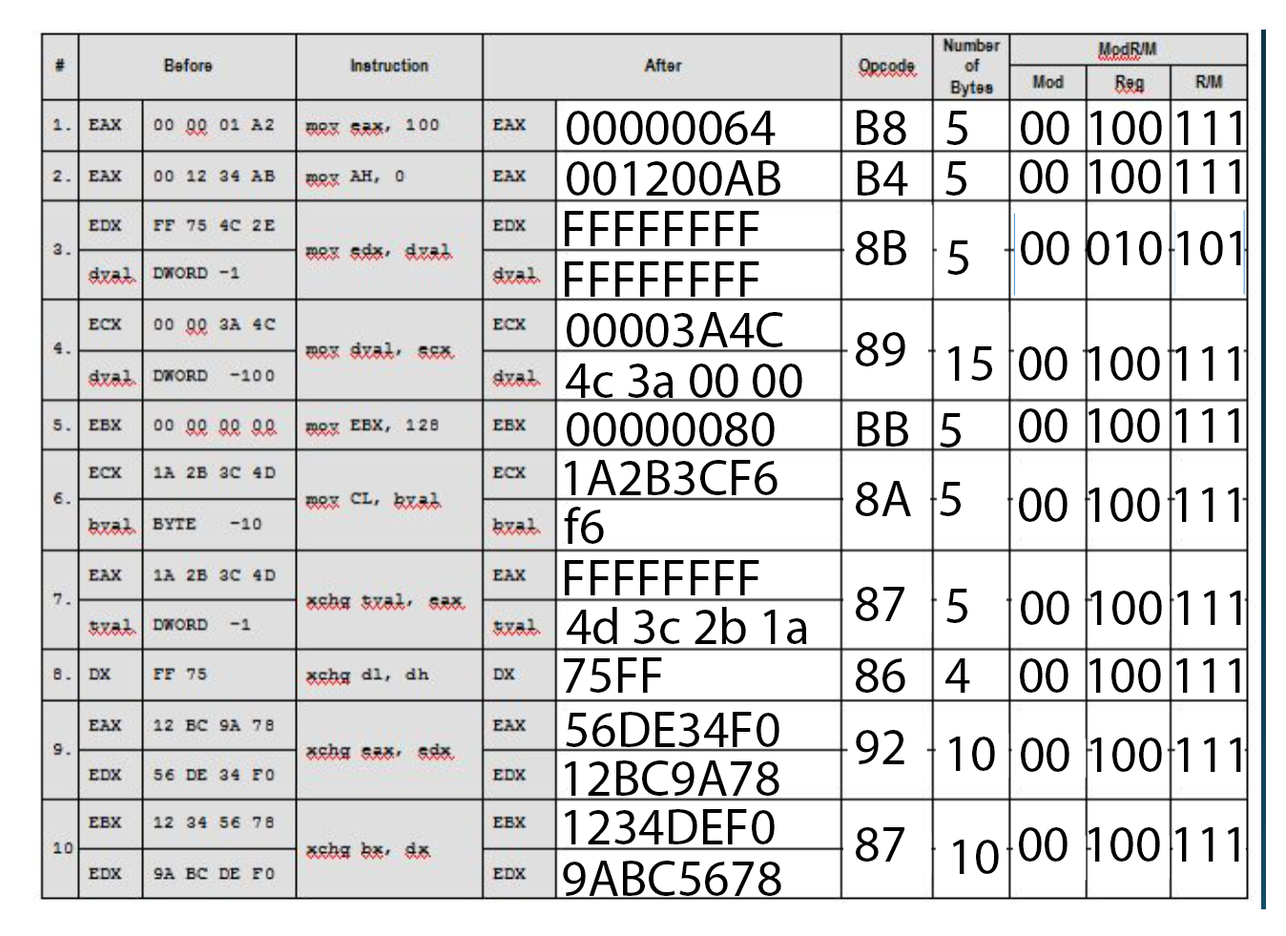
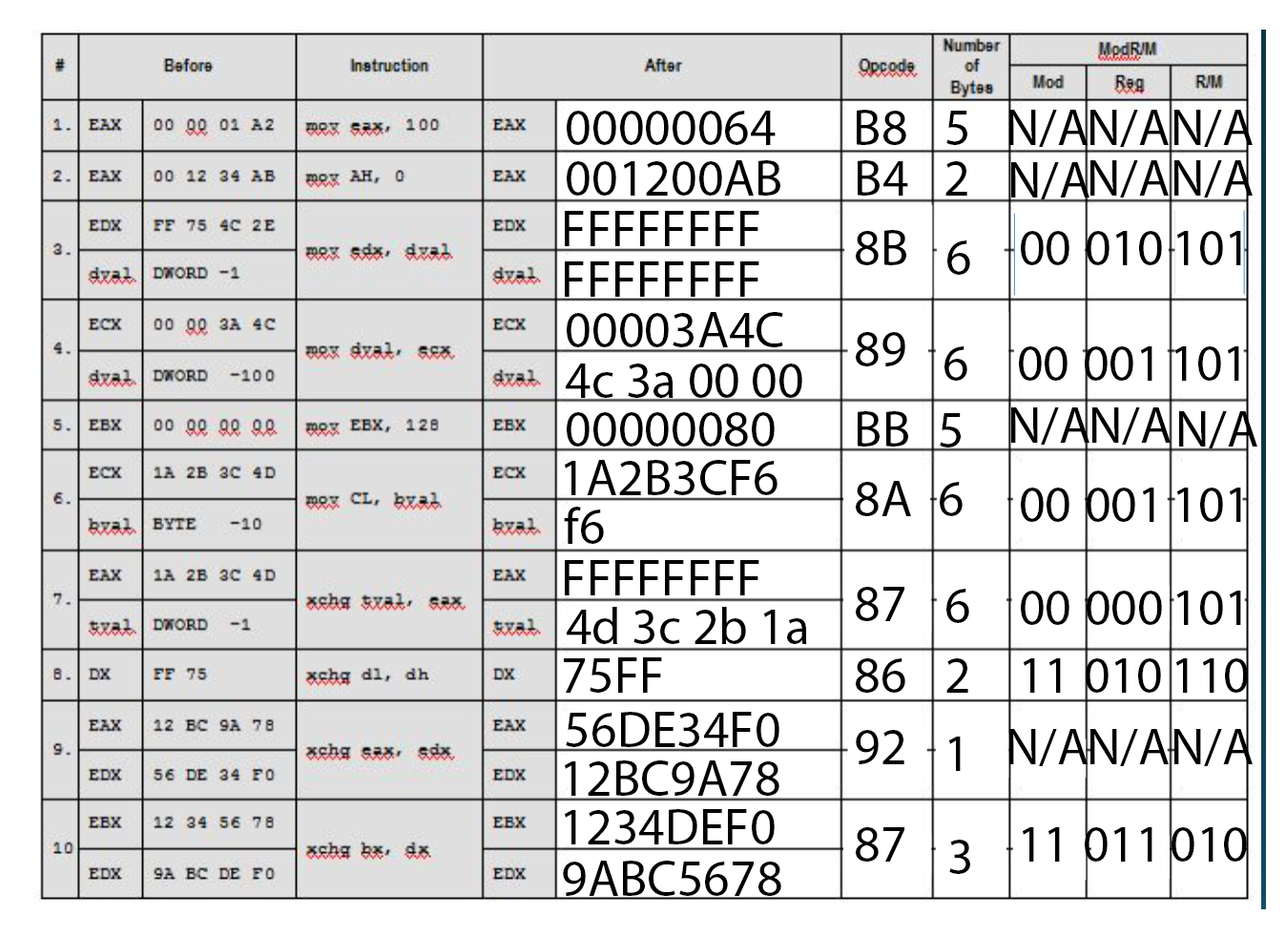
Revision of a layered 1286×936 image; what changed, layer by layer:
renamed "00 100 111 copy 7" to "11 011 010", painted on it over left=1018, top=827, right=1247, bottom=862
removed layer "00 100 111 copy 6" from group "ModRm" over left=1020, top=737, right=1242, bottom=772
renamed "00 100 111 copy 4" to "00 000 101", painted on it over left=1086, top=590, right=1223, bottom=625
renamed "00 100 111 copy 5" to "11 010 110", painted on it over left=1019, top=658, right=1248, bottom=693
renamed "00 100 111 copy 3" to "00 001 101 copy", painted on it over left=1018, top=487, right=1242, bottom=522
removed layer "00 100 111 copy 3" (2nd of 3, in "ModRm") from group "ModRm" over left=1018, top=408, right=1240, bottom=443
renamed "00 100 111 copy 3" to "00 001 101", painted on it over left=1084, top=346, right=1222, bottom=381
removed layer "00 100 111 copy" from group "ModRm" over left=1019, top=159, right=1241, bottom=194
added layer "N/A copy 11" in group "ModRm" over left=1174, top=160, right=1253, bottom=198
added layer "N/A copy 2" in group "ModRm" over left=1174, top=109, right=1253, bottom=147
added layer "N/A copy 10" in group "ModRm" over left=1090, top=109, right=1169, bottom=147
added layer "N/A copy" in group "ModRm" over left=1090, top=160, right=1169, bottom=198
added layer "N/A copy 5" in group "ModRm" over left=1179, top=411, right=1258, bottom=449
added layer "N/A copy 4" in group "ModRm" over left=1092, top=407, right=1171, bottom=445
added layer "N/A copy 3" in group "ModRm" over left=1011, top=407, right=1090, bottom=445
added layer "N/A copy 8" in group "ModRm" over left=1174, top=728, right=1253, bottom=767
added layer "N/A copy 7" in group "ModRm" over left=1090, top=728, right=1169, bottom=767
added layer "N/A copy 6" in group "ModRm" over left=1009, top=728, right=1088, bottom=767
renamed "00 100 111" to "N/A", painted on it over left=1009, top=109, right=1242, bottom=147
…and 9 more changes (1 added, 8 painted, 8 renamed)
